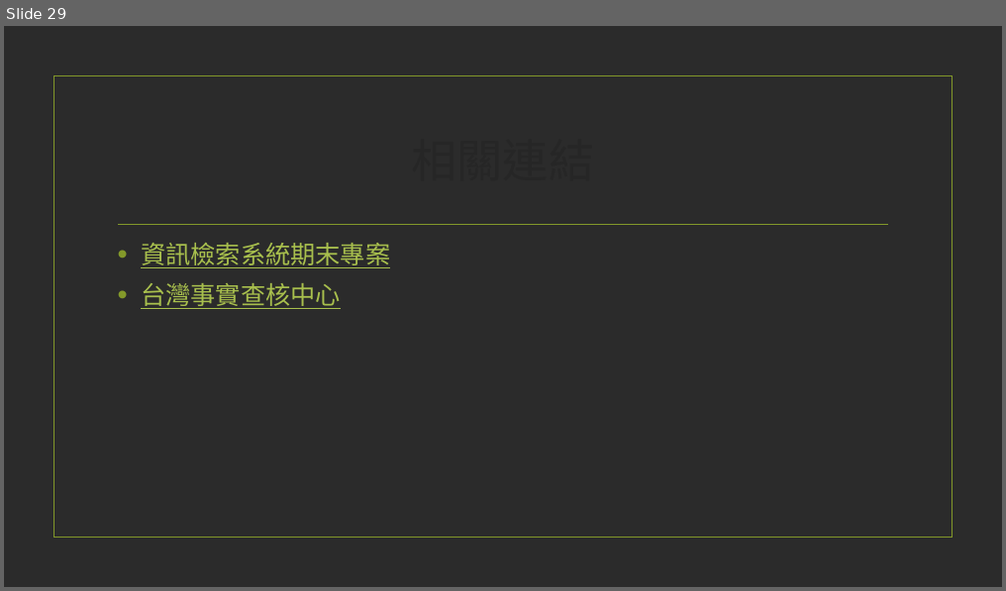
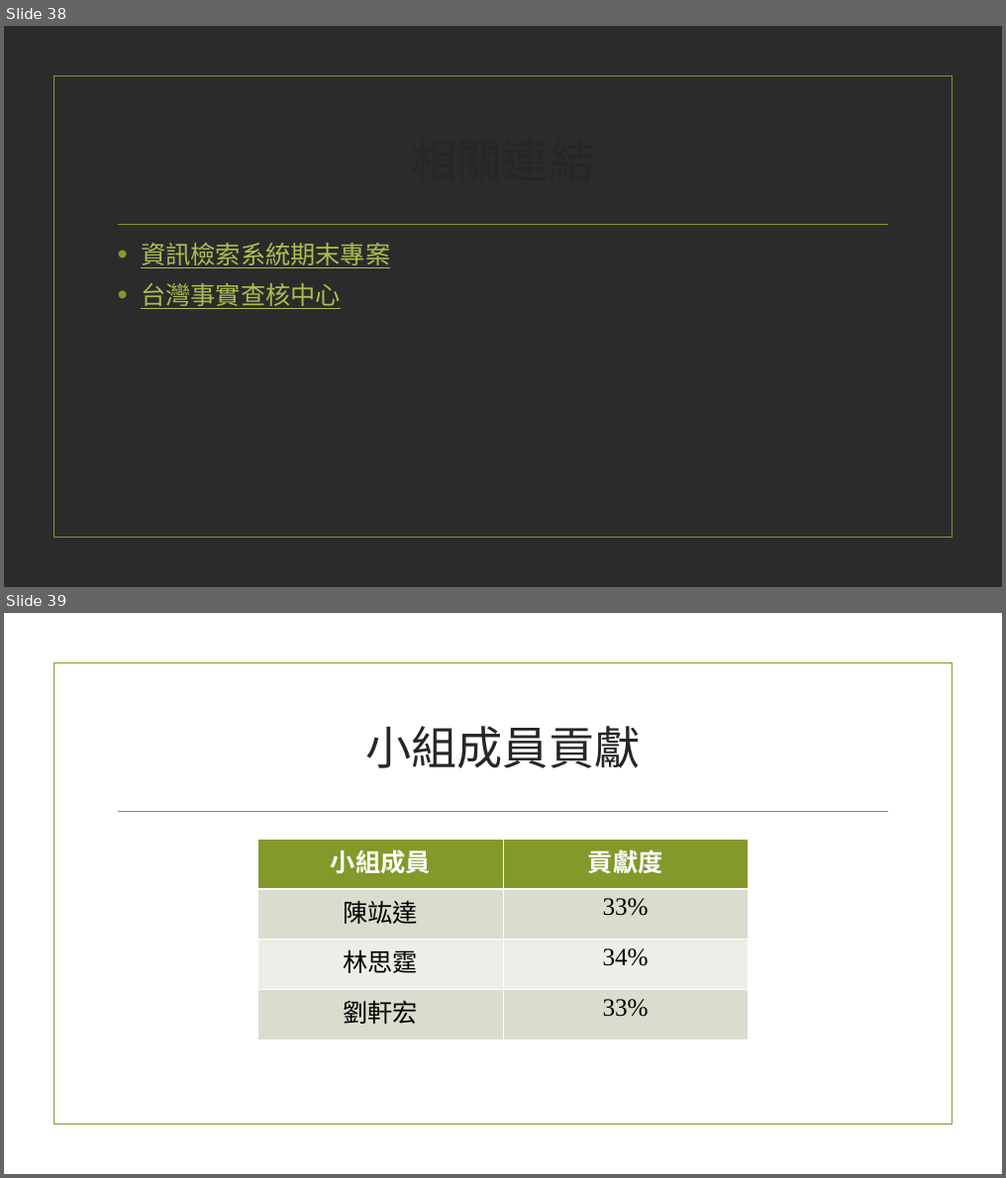
Before and after one commit to linsitin/IRE_project, a slide deck: 資訊檢索系統期末專案.pptx. Shown one above the other, each under a label of ours: slide 29 before the commit, slides 38 and 39 after it. The pictures are 1006x591 and 1006x1178 pixels, drawn with LibreOffice and Linux fonts; fonts in the diff are those of the drawing; background and template pictures are left out; a plain dark background stands for a picture behind light text. Boxes give left, top, right and bottom in pixels: in the first picture for what was removed or moved away, otherwise in the second. Text is boxed around its words. In the diff, an @@ line names an element or a change of style, - is before the commit and + after.

```diff
--- a/資訊檢索系統期末專案.pptx
+++ b/資訊檢索系統期末專案.pptx
@@ slide 39 added at (x1=4, y1=613, x2=1002, y2=1174), background picture (left out); not listed: 2 template elements that a slide beside it also shows @@
@@ title added at (x1=365, y1=726, x2=640, y2=768), 44 pt, text #262626 @@
+小組成員貢獻
@@ table added at (x1=258, y1=839, x2=748, y2=1041), 4 rows, 2 columns @@
+小組成員 | 貢獻度
+陳竑達 | 33%
+林思霆 | 34%
+劉軒宏 | 33%
@@ what was slide 29 is now slide 38 @@
```
Also in this commit, not shown: 4 slides changed, 12 other slides added, 3 slides removed, 59 other files.
